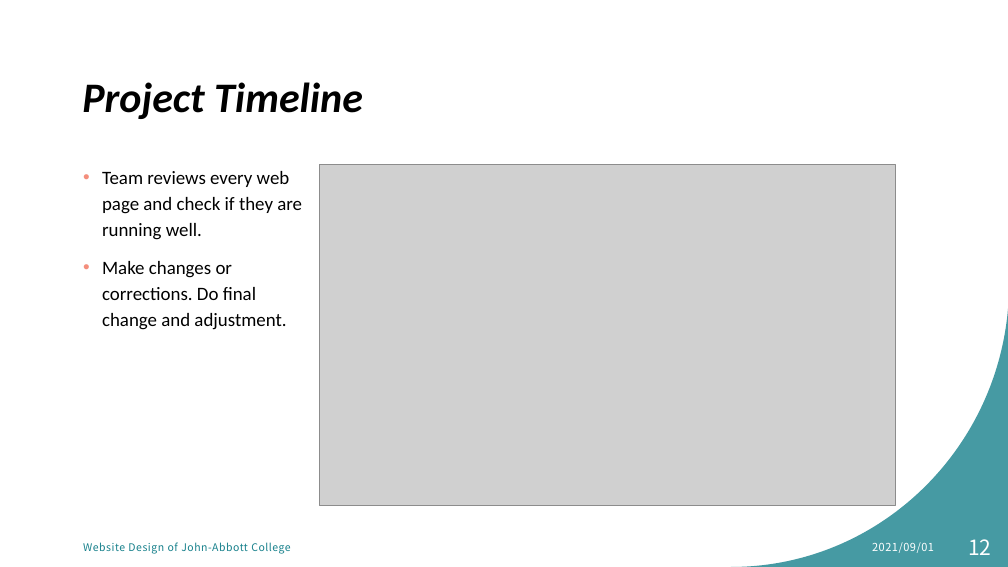
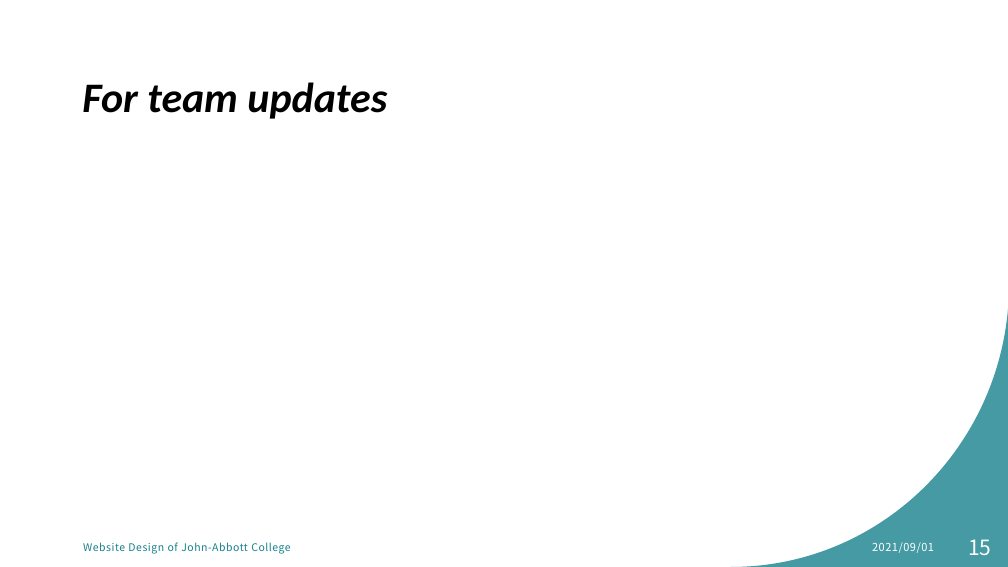
Before and after one commit to MikentGuo/Project_Tour, a slide deck: slide 15 of docs/Website Design for tourist attraction.pptx (slide 12 before the commit). Drawn at 1008x567 pixels with LibreOffice and Linux fonts; fonts in the diff are those of the drawing; grey boxes stand for pictures. Boxes give left, top, right and bottom in pixels: in the first picture for what was removed or moved away, otherwise in the second. Text is boxed around its words. In the diff, an @@ line names an element or a change of style, - is before the commit and + after.

```diff
--- a/docs/Website Design for tourist attraction.pptx
+++ b/docs/Website Design for tourist attraction.pptx
@@ title at (82, 82, 387, 119): text changed @@
-Project Timeline
+For team updates
@@ text removed at (102, 171, 302, 330) @@
-• Team reviews every web page and check if they are running well.
-• Make changes or corrections. Do final change and adjustment.
@@ picture removed at (319, 165, 895, 506) @@
@@ page number at (968, 539, 991, 556): text changed @@
-12
+15
```
Also in this commit, not shown: 5 other slides changed, 1 slide added.
